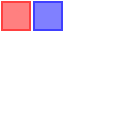
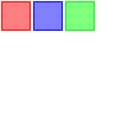
The second 128x128 image is a revision of the first. Changes to its layers:
painted on "Background" over [65, 1, 95, 31]
